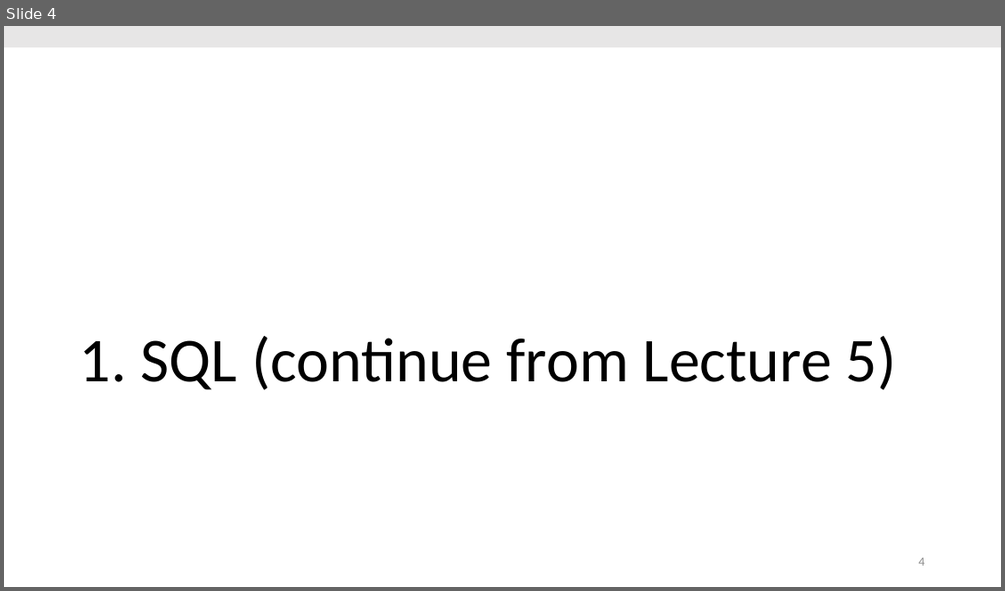
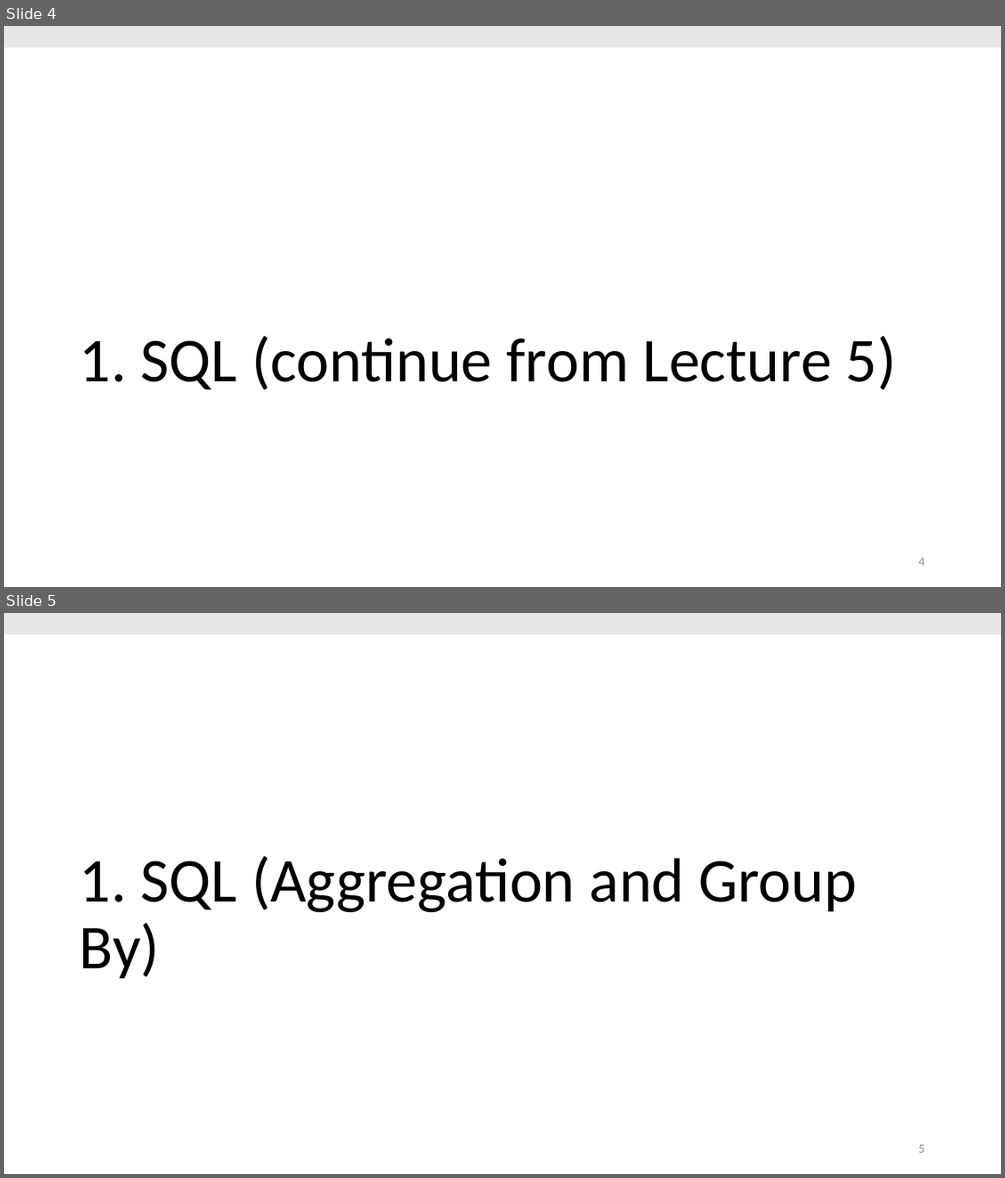
Before and after one commit to thodrek/cs639_spring19, a slide deck: lectures/lecture-6/Lecture_6_Princ.pptx. Shown one above the other, each under a label of ours: slide 4 before the commit, slides 4 and 5 after it. The pictures are 1005x591 and 1005x1178 pixels, drawn with LibreOffice and Linux fonts; fonts in the diff are those of the drawing. Boxes give left, top, right and bottom in pixels: in the first picture for what was removed or moved away, otherwise in the second. Text is boxed around its words. In the diff, an @@ line names an element or a change of style, - is before the commit and + after.

```diff
--- a/lectures/lecture-6/Lecture_6_Princ.pptx
+++ b/lectures/lecture-6/Lecture_6_Princ.pptx
@@ slide 5 added at [4, 613, 1001, 1174], background #FFFFFF @@
@@ rectangle added at [4, 613, 1001, 634], fill #E7E6E6 @@
@@ title added at [80, 856, 857, 979], 60 pt, text #000000 @@
+1. SQL (Aggregation and Group By)
@@ page number added at [918, 1144, 924, 1152], 12 pt, text #8C8C8C @@
+5
```
Also in this commit, not shown: 15 other slides added, 3 other files.
